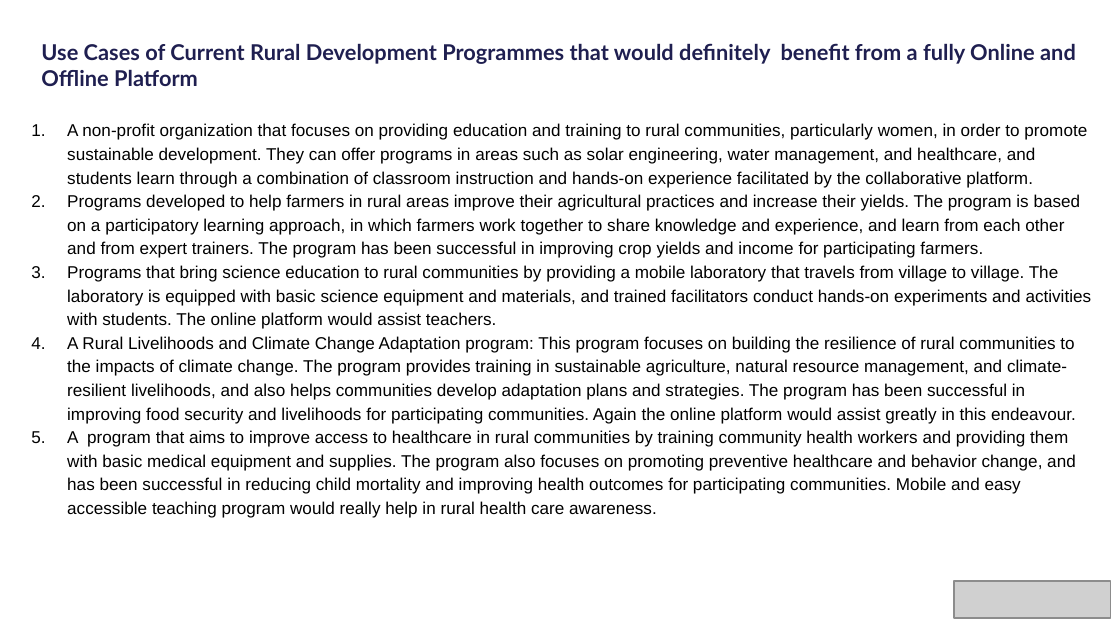
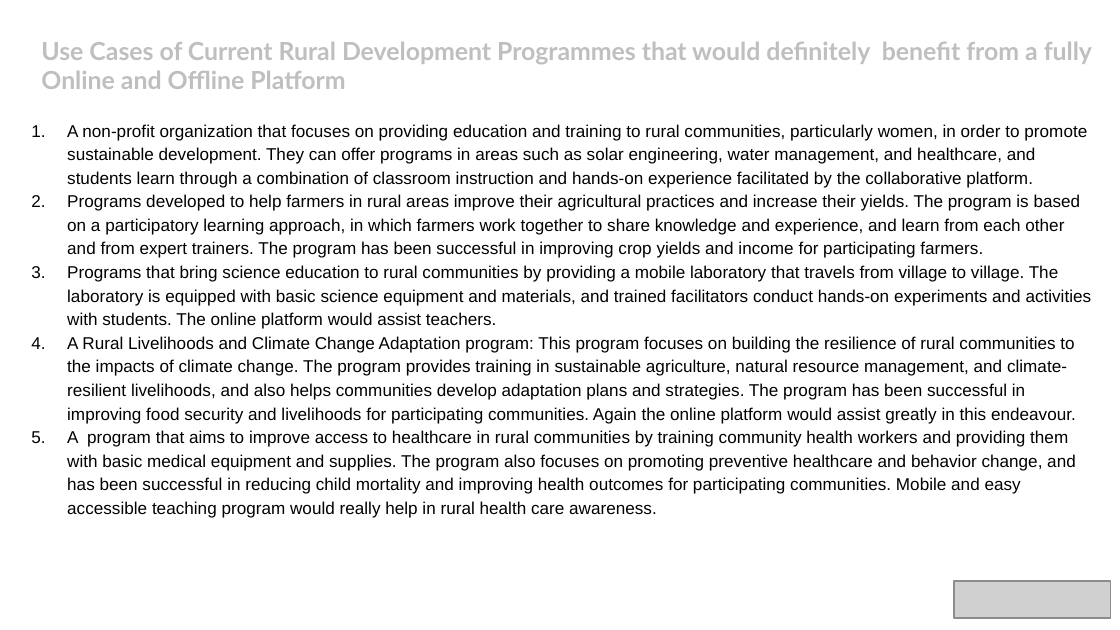
Before and after one commit to rajmanic15/sustainability-hackathon, a slide deck: slide 11 of idea/PLEDGE_TO_PROGRES_Microsoft_Sustainability.pptx (slide 12 before the commit). Drawn at 1120x630 pixels with LibreOffice and Linux fonts; fonts in the diff are those of the drawing; grey boxes stand for pictures; background and template pictures are left out. Boxes give left, top, right and bottom in pixels: in the first picture for what was removed or moved away, otherwise in the second. Text is boxed around its words. In the diff, an @@ line names an element or a change of style, - is before the commit and + after.

```diff
--- a/idea/PLEDGE_TO_PROGRES_Microsoft_Sustainability.pptx
+++ b/idea/PLEDGE_TO_PROGRES_Microsoft_Sustainability.pptx
@@ title "Use Cases of Current Rural ..." at [41, 42, 1092, 89]: size 14 to 16 pt, text colour #1F1F50 to #BFBFBF @@
```
Also in this commit, not shown: 12 other slides changed, 2 slides added.
